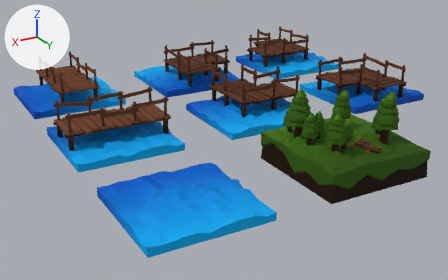
Before and after pictures for a commit that changed the Blender file Blender/tiles.blend.
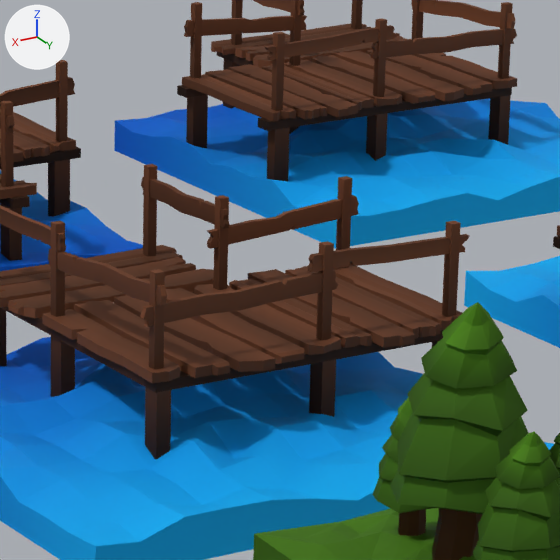
There are two pictures of each version: one whole from a 50 mm camera at (6.52, 10.51, 3.93) aimed at (0.73, 0.19, -0.83), one close up on the part from 48% to 71% of the width and 12% to 49% of the height. Every picture has the same lights, and +X, +Y and +Z are marked at upper left.

The first close-up shows 'BridgeBL', 'BridgeBR', 'BridgeTL', 'BridgeTR', 'Woods'.
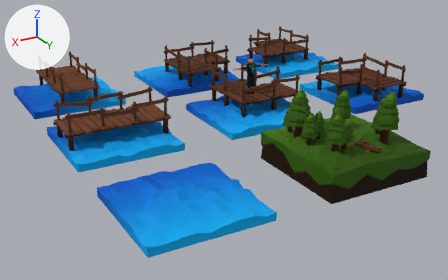
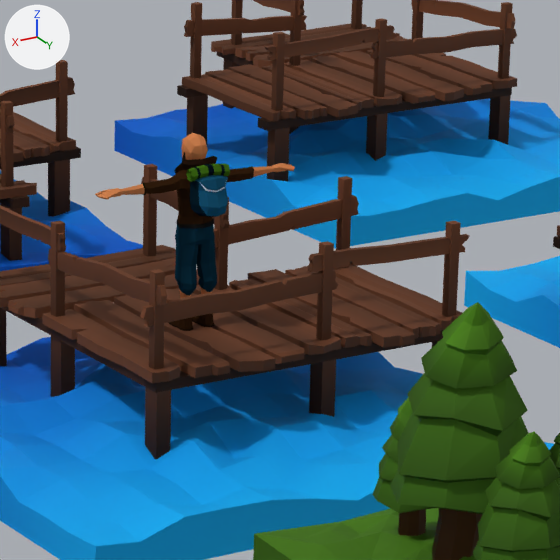
Scene script edits in JSON lines:
```json
{"op": "add", "block": "img_imphenziapalette01_256_gradient_png", "code": ["img_imphenziapalette01_256_gradient_png = load_image('ImphenziaPalette01-256-Gradient.png', '../SlidingPuzzle/Assets/ImphenziaPalette01-256-Gradient.png', 256, 256, 'sRGB')"]}
{"op": "add", "block": "mat_usable", "code": ["mat_usable = principled_material('Usable')", "mat_usable.texture = img_imphenziapalette01_256_gradient_png", "mat_usable.specular_ior_level = 0.0"]}
{"op": "add", "block": "me_mesh_003", "code": ["me_mesh_003 = bpy.data.meshes.new('Mesh.003')", "me_mesh_003.from_pydata(...)  # 1139 vertices, 1195 faces; spans x -0.426..0.426, y -0.084..0.172, z 0.001..0.737", "me_mesh_003.materials.append(mat_usable)  # picture img_imphenziapalette01_256_gradient_png"]}
{"op": "add", "block": "ob_runner", "code": ["ob_runner = bpy.data.objects.new('Runner', me_mesh_003)", "ob_runner.location = (0.0, 0.0, 0.0)"]}
```

Location of each change, [x1, y1, x2, y2] in pixels of the close-ups (560 x 560 px):
```json
{"object": "Runner", "change": "added", "after": [95, 133, 295, 331]}
```
